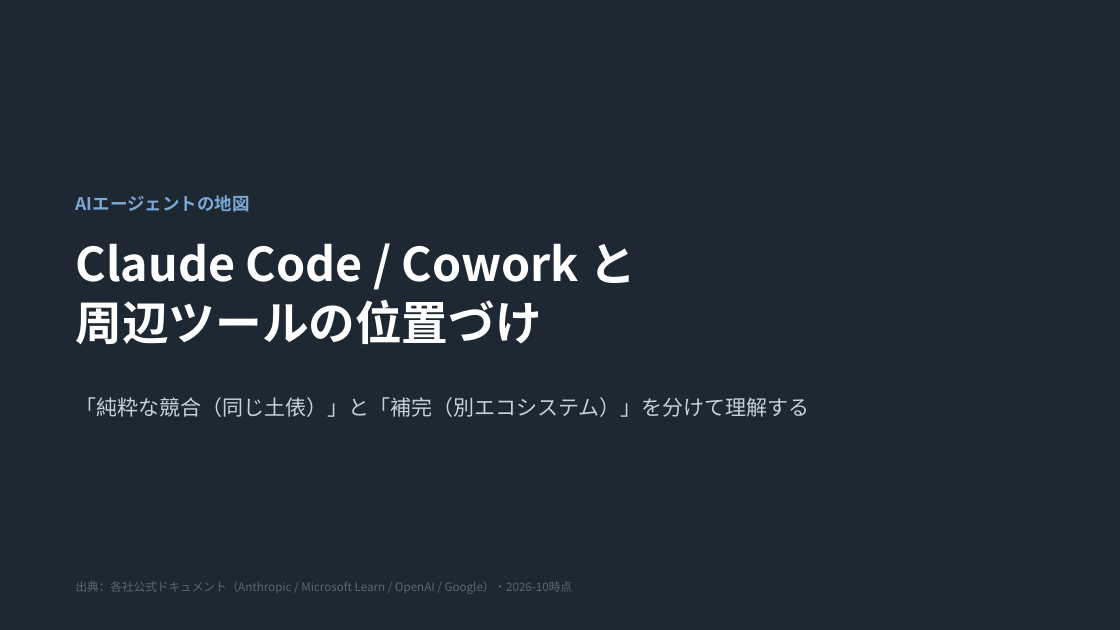
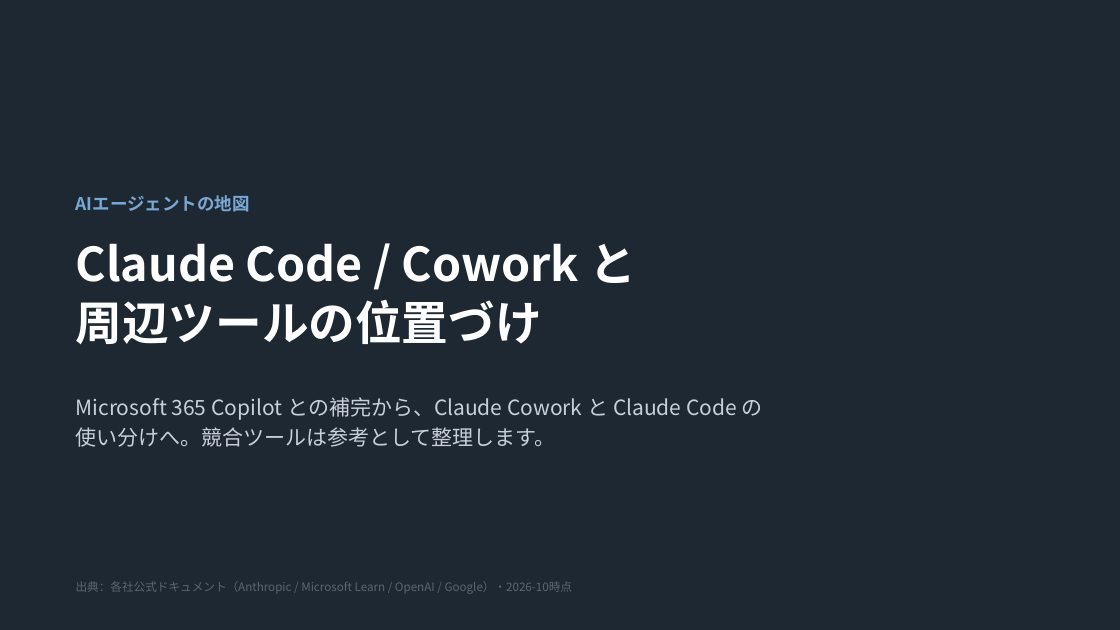
Before and after one commit to ctc-itkr/claude-hands-on, a slide deck: slide 1 of docs/03_参考資料/Copilot_Cowork_競合比較.pptx. Drawn at 1120x630 pixels with LibreOffice and Linux fonts; fonts in the diff are those of the drawing. Boxes give left, top, right and bottom in pixels: in the first picture for what was removed or moved away, otherwise in the second. Text is boxed around its words. In the diff, an @@ line names an element or a change of style, - is before the commit and + after.

```diff
--- a/docs/03_参考資料/Copilot_Cowork_競合比較.pptx
+++ b/docs/03_参考資料/Copilot_Cowork_競合比較.pptx
@@ text at (x1=76, y1=397, x2=763, y2=447): text changed @@
-「純粋な競合（同じ土俵）」と「補完（別エコシステム）」を分けて理解する
+Microsoft 365 Copilot との補完から、Claude Cowork と Claude Code の
+使い分けへ。競合ツールは参考として整理します。
```
Also in this commit, not shown: 3 other slides changed.
